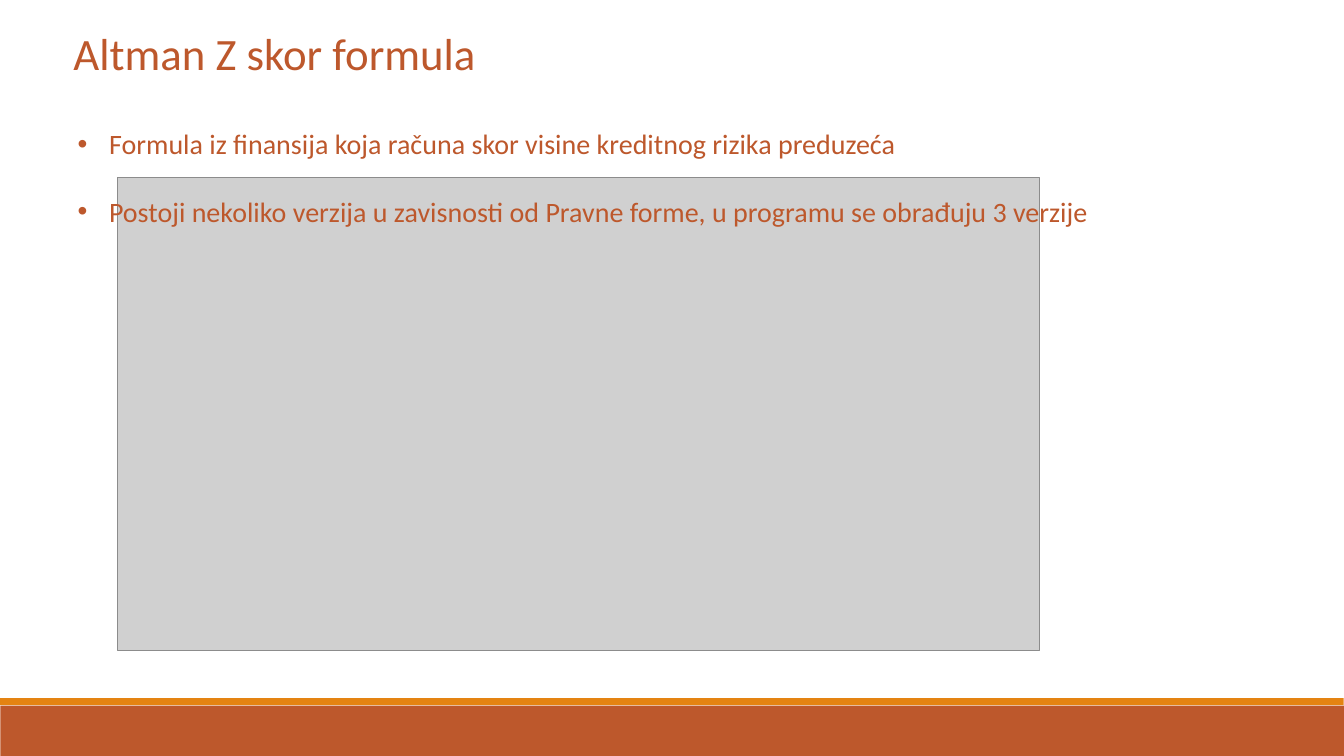
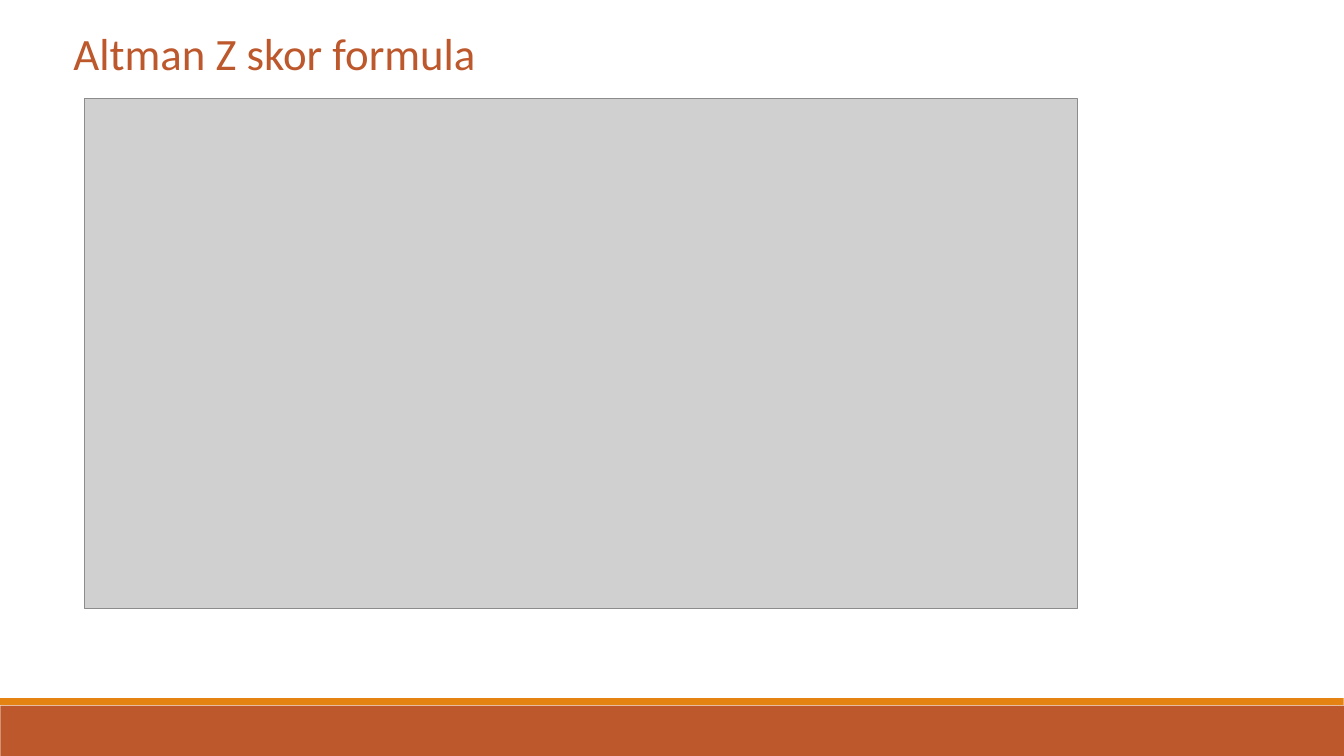
Before and after one commit to Toma1997/Credit-Risk-Prediction-in-Distribution-Network, a slide deck: slide 6 of docs/Prezentacija diplomskog rada.pptx. Drawn at 1344x756 pixels with LibreOffice and Linux fonts; fonts in the diff are those of the drawing; grey boxes stand for pictures. Boxes give left, top, right and bottom in pixels: in the first picture for what was removed or moved away, otherwise in the second. Text is boxed around its words. In the diff, an @@ line names an element or a change of style, - is before the commit and + after.

```diff
--- a/docs/Prezentacija diplomskog rada.pptx
+++ b/docs/Prezentacija diplomskog rada.pptx
@@ picture resized from (x1=118, y1=177, x2=1040, y2=650) to (x1=85, y1=99, x2=1078, y2=608) @@
@@ text removed at (x1=109, y1=134, x2=1087, y2=228) @@
-• Formula iz finansija koja računa skor visine kreditnog rizika preduzeća
-• Postoji nekoliko verzija u zavisnosti od Pravne forme, u programu se obrađuju 3 verzije
```
Also in this commit, not shown: 4 other slides changed.
